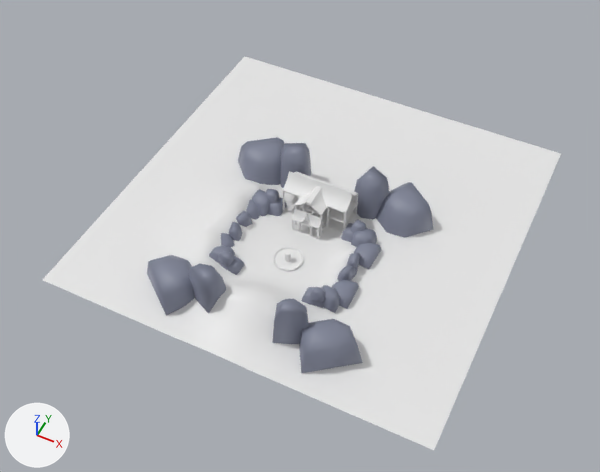
Renders of the glTF model maps/seitung/meshes/house_greybox.glb from each side of a commit.
Rendered twice from a 50 mm lens placed at (49.3, -107.8, 125.1), pointed at (-0.8, -7.5, -0.3). Every picture has the same lights, and +X, +Y and +Z are marked at lower left. Objects named as collision shapes, trigger or cutter boxes, shadow casters or lower levels of detail are left out. Where no turn or scale is listed for an object, it has been applied to the vertices. Vertices at the same position are counted once.

Objects in the first picture: 'BAKE', 'Cylinder', 'FloorPlate.011', 'Rock', 'Rock.001', 'Rock.002', 'Rock.003', 'Rock.004', 'Rock.005', 'Rock.006'.
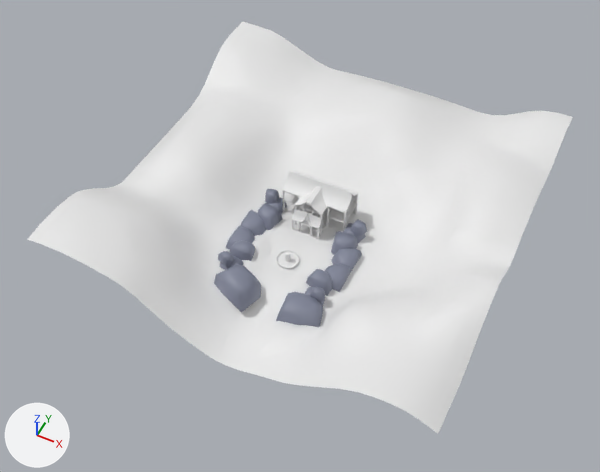
The edits, one by one:
me_cube_015 has 72 vertices, 128 faces and spans x -25.1..2.3, y -17.5..2.7, z 0.0..3.0.
me_cube_015 is used by ob_rock_001; location (11.4, -4.5, 0.0).
me_cube_015 part 1: the loose piece of 18 vertices spanning x -25.1..-20.1, y -1.8..2.7, z 0.0..3.0 is moved by (5.9, 0.0, 0.0).
me_cube_015 part 2: the loose piece of 18 vertices spanning x -2.7..2.3, y -17.5..-13.0, z 0.0..3.0 is moved by (0.0, 5.9, 0.0).
me_cube_015 part 3: the loose piece of 18 vertices spanning x -25.1..-20.1, y -17.5..-13.0, z 0.0..3.0 is moved by (5.9, 5.9, 0.0).
me_cube_022 has 72 vertices, 128 faces and spans x -27.8..3.0, y -13.8..2.8, z 0.0..2.1.
me_cube_022 is used by ob_rock_003; location (12.4, -6.4, 0.0).
me_cube_022 part 4: the loose piece of 18 vertices spanning x -27.8..-22.9, y -3.1..2.8, z 0.0..2.1 is moved by (5.9, 0.0, 0.0).
me_cube_022 part 5: the loose piece of 18 vertices spanning x -2.0..3.0, y -13.8..-7.8, z 0.0..2.1 is moved by (0.0, 5.9, 0.0).
me_cube_022 part 6: the loose piece of 18 vertices spanning x -27.8..-22.9, y -13.8..-7.8, z 0.0..2.1 is moved by (5.9, 5.9, 0.0).
me_cube_025 has 72 vertices, 128 faces and spans x -11.9..12.6, y -25.4..2.1, z 0.0..2.1.
me_cube_025 is used by ob_rock_005; location (8.1, 5.1, 0.0); rotation (0.0, 0.0, -0.474), in degrees (0, 0, -27); scale (1.62, 1.62, 4.26).
me_cube_025 part 7: the loose piece of 18 vertices spanning x 7.7..12.6, y -21.6..-16.9, z 0.0..2.1 is moved by (-9.6, 18.7, 0.0).
me_cube_025 part 8: the loose piece of 18 vertices spanning x -2.1..2.2, y -1.4..2.1, z 0.0..2.1 is deleted.
me_cube_025 part 9: the loose piece of 18 vertices spanning x -11.9..-7.0, y -6.4..-1.6, z 0.0..2.1 is deleted.
me_cube_025 part 10: the loose piece of 18 vertices spanning x -1.5..2.8, y -25.4..-21.9, z 0.0..2.1 is deleted.
me_cylinder_002 has 192 vertices, 380 faces and spans x -3.0..3.0, y -3.0..3.0, z -0.2..1.93.
me_cylinder_002 is used by ob_cylinder; location (0.0, -14.2, 0.2).
me_cylinder_002 part 11: the whole mesh is scaled about its middle by (0.753, 0.753, 1).
Mesh me_plane_002 is new.
It has 948 vertices, 1805 faces and spans x -40.0..40.0, y -40.0..40.0, z -1.9..12.6.
It uses material mat_mat_grass (white #e7e7e7).
Object 'Rock.001' (ob_rock_001) moves from (11.4, -4.5, 0.0) to (8.5, -7.5, 0.0).
Object 'Rock.003' (ob_rock_003) moves from (12.4, -6.4, 0.0) to (9.5, -9.4, 0.0).
Object 'Rock.004' (ob_rock_004) now shows me_cube_025 instead of me_cube_023.
Object 'Rock.004' (ob_rock_004) moves from (11.7, -10.3, 0.0) to (-4.6, -23.8, -0.5).
Object 'Rock.004' (ob_rock_004) turns from (0, 0, -78) to (0, 0, -77) degrees about x, y and z.
Object 'Rock.004' (ob_rock_004) is rescaled from (0.873, 0.673, 1.43) to (2.01, 2.01, 2.1).
Object 'Rock.005' (ob_rock_005) moves from (8.1, 5.1, 0.0) to (7.8, -23.6, -0.5).
Object 'Rock.005' (ob_rock_005) turns from (0, 0, -27) to (0, 0, -42) degrees about x, y and z.
Object 'Rock.005' (ob_rock_005) is rescaled from (1.62, 1.62, 4.26) to (2.01, 2.01, 1.74).
Object 'Rock.006' (ob_rock_006) is deleted.
Object 'Cylinder' (ob_cylinder) moves from (0.0, -14.2, 0.2) to (0.0, -14.4, 0.1).
Object 'BAKE' (ob_bake) is deleted.
Object 'Bake2' (ob_bake2) is new; it shows me_plane_002.
Its location is (0.0, 0.0, 0.0).

Where the change shows, as pixel boxes (x1, y1, x2, y2) in the pictures (600 x 472 px; the box of a moved part takes in the faces that stretch with it):
'Bake2', added
    after: (28, 21, 573, 433)
'BAKE', deleted
    before: (43, 56, 561, 450)
'Rock.006', deleted
    before: (147, 137, 433, 373)
'Rock.005', reshaped, moved, turned, rescaled
    before: (189, 143, 389, 344)
    after: (276, 292, 323, 327)
'Rock.003', reshaped, moved
    before: (221, 199, 382, 309)
    after: (226, 210, 362, 292)
'Rock.001', reshaped, moved (23% narrower, 25% shorter)
    before: (209, 189, 377, 313)
    after: (229, 203, 358, 296)
'Rock.004', reshaped, moved, turned, rescaled
    before: (229, 211, 360, 281)
    after: (214, 264, 261, 312)
'Cylinder', mesh rescaled, moved (23% narrower, 20% shorter)
    before: (273, 247, 303, 271)
    after: (276, 250, 299, 269)
part 1 of me_cube_015, moved or reshaped
    before: (252, 189, 270, 216)
    after: (258, 203, 282, 230)
part 2 of me_cube_015, moved or reshaped
    before: (321, 285, 340, 313)
    after: (306, 269, 332, 296)
part 3 of me_cube_015, moved or reshaped
    before: (209, 245, 235, 264)
    after: (229, 240, 255, 261)
part 4 of me_cube_022, moved or reshaped
    before: (246, 199, 260, 219)
    after: (240, 210, 266, 236)
part 5 of me_cube_022, moved or reshaped
    before: (332, 280, 359, 309)
    after: (325, 263, 350, 292)
part 6 of me_cube_022, moved or reshaped
    before: (221, 233, 234, 248)
    after: (226, 226, 255, 249)
part 7 of me_cube_025, moved or reshaped
    before: (272, 299, 309, 344)
    after: (214, 264, 323, 327)
part 8 of me_cube_025, deleted
    before: (354, 166, 389, 219)
part 9 of me_cube_025, deleted
    before: (280, 143, 311, 188)
part 10 of me_cube_025, deleted
    before: (189, 264, 226, 314)
